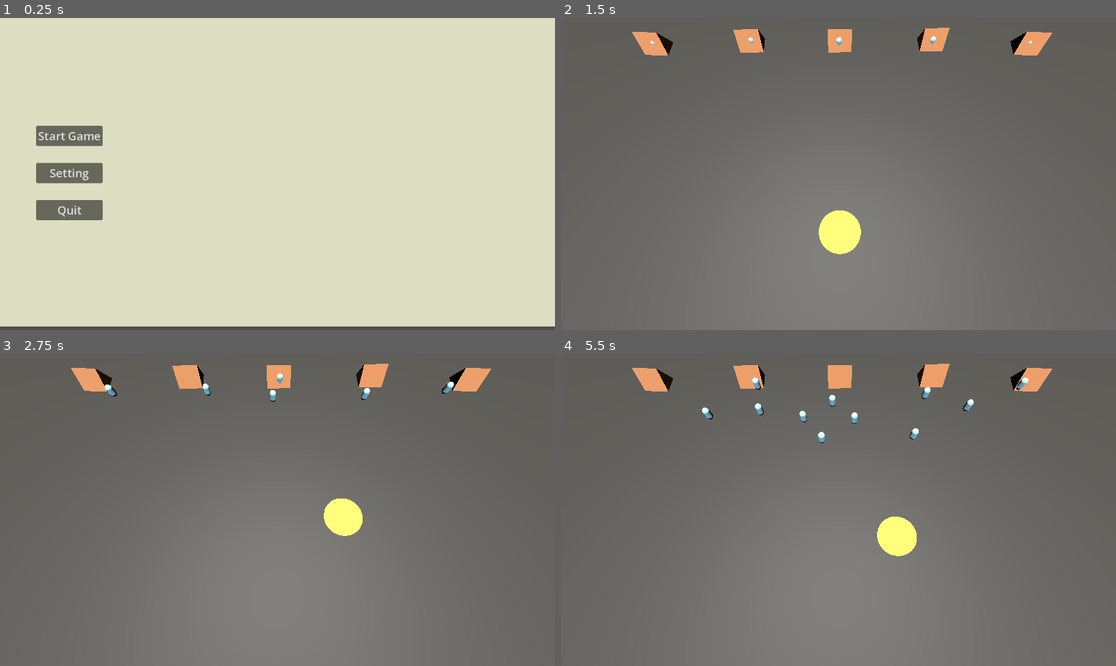
Above: before the commit, frames 1-4 (two rows, left to right).
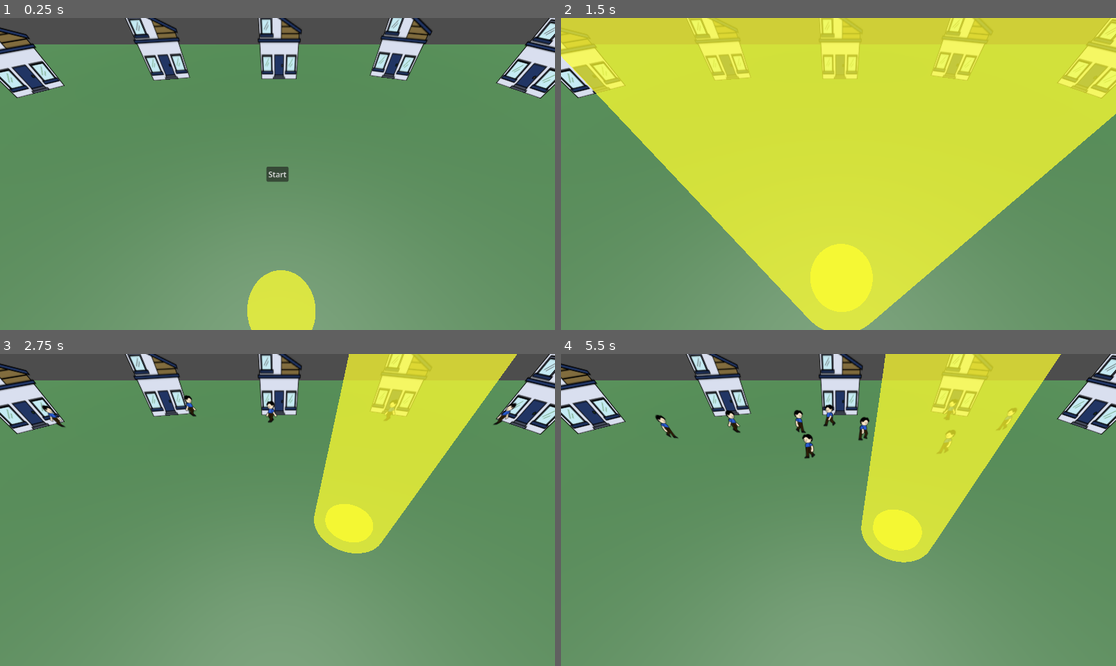
Above: after the commit, the same moments.

Repository: KgHtetNaing/sun_is_watching
Game: Godot game, scene res://scenes/main_scene.tscn
Same seed, same stepped clock (60 frames per second), same inputs: the game is played once before the commit and once after it. Before the commit the project starts from res://scenes/main_menu.tscn. The engine's default icon, where the game draws it, is replaced by a stand-in: a white triangle on a blue panel in a dark square.
Inputs (mouse positions are in pixels of both pictures, inside the frame that each line leads up to):
- Up to frame 1 (0.25 s): no input
- Up to frame 2 (1.5 s): click (627, 136) at 0.5 s, where only the run before the commit has a clickable "Start Game"; click "Start" at 1.25 s
- Up to frame 3 (2.75 s): tap Enter (ui_accept) at 2, 2.27 s; move the mouse to (399, 494) at 2.02 s
- Up to frame 4 (5.5 s): move the mouse to (727, 525) at 2.77 s; tap Enter (ui_accept) at 3.02, 4.52, 5.27 s; move the mouse to (894, 441) at 3.52 s; move the mouse to (810, 572) at 4.27 s; move the mouse to (1005, 556) at 5.02 s

The runs differ from the first frame. In frame 1, 100% of the frame differs, in the area x 0-100%, y 0-100%; in frame 2, 100%; in frame 3, 96%; in frame 4, 96%.

Commit message:
artUpdate

Diff:
--- a/project.godot
+++ b/project.godot
@@ -11,7 +11,7 @@
 [application]
 
 config/name="sun_is_watching"
-run/main_scene="uid://cxcwvmdnls5d7"
+run/main_scene="uid://bakghp62hgoue"
 config/features=PackedStringArray("4.6", "GL Compatibility")
 config/icon="res://icon.svg"
 
--- a/scenes/homes.tscn
+++ b/scenes/homes.tscn
@@ -2,23 +2,41 @@
 
 [ext_resource type="Script" uid="uid://c5t0npgmo2llt" path="res://scripts/homes.gd" id="1_nd5jc"]
 [ext_resource type="PackedScene" uid="uid://cjn8o2hnn8qne" path="res://scenes/peep.tscn" id="2_ef8kr"]
+[ext_resource type="Texture2D" uid="uid://v2baryg0mm8x" path="res://art/House1.png" id="3_wlbe3"]
 
 [sub_resource type="StandardMaterial3D" id="StandardMaterial3D_2c62f"]
-albedo_color = Color(0.57262725, 0.3647529, 0.21566135, 1)
+transparency = 1
+albedo_color = Color(0.57254905, 0.3647059, 0.21568628, 0)
 
 [sub_resource type="PrismMesh" id="PrismMesh_gyfs4"]
 
+[sub_resource type="SpriteFrames" id="SpriteFrames_ik4b2"]
+animations = [{
+"frames": [{
+"duration": 1.0,
+"texture": ExtResource("3_wlbe3")
+}],
+"loop": true,
+"name": &"defaulthouse",
+"speed": 5.0
+}]
+
 [node name="homes" type="MeshInstance3D" unique_id=1353727017]
-transform = Transform3D(5.937893, 0, 0.5740396, 0, 6, 0, -0.8610592, 0, 3.9585953, 0, 0, 0)
+transform = Transform3D(5.9999995, 0, 0, 0, 6, 0, 0, 0, 3.9999998, 0, 2.953537, 0)
 material_override = SubResource("StandardMaterial3D_2c62f")
 mesh = SubResource("PrismMesh_gyfs4")
 script = ExtResource("1_nd5jc")
 enemy_scene = Array[PackedScene]([ExtResource("2_ef8kr")])
 
-[node name="spawnPoint" type="Marker3D" parent="." unique_id=1634484428]
-
 [node name="spawn_timer" type="Timer" parent="." unique_id=2012562378]
 wait_time = 0.342
 autostart = true
 
+[node name="spawnPoint" type="Marker3D" parent="." unique_id=1634484428]
+
+[node name="AnimatedSprite3D" type="AnimatedSprite3D" parent="." unique_id=514561768]
+transform = Transform3D(-4.371139e-09, 0, 0.09999998, 0, 0.1, 0, -0.09999988, 0, -4.371132e-09, 0.26413566, 0.61333025, -0.0017706066)
+sprite_frames = SubResource("SpriteFrames_ik4b2")
+animation = &"defaulthouse"
+
 [connection signal="timeout" from="spawn_timer" to="." method="_on_spawn_timer_timeout"]
--- a/scenes/main_scene.tscn
+++ b/scenes/main_scene.tscn
@@ -7,7 +7,7 @@
 [ext_resource type="Script" uid="uid://dd0xrfbjiqaif" path="res://scenes/escape_point.gd" id="5_rt2n2"]
 
 [sub_resource type="StandardMaterial3D" id="StandardMaterial3D_d5x1h"]
-albedo_color = Color(0.05490196, 0.047058824, 0, 1)
+albedo_color = Color(0, 0.19664721, 0.024216332, 1)
 roughness = 0.71
 
 [sub_resource type="PlaneMesh" id="PlaneMesh_8mm7a"]
@@ -43,36 +43,36 @@
 
 [node name="Timer" type="Timer" parent="." unique_id=971018918]
 process_mode = 3
-wait_time = 60.0
+wait_time = 20.0
 one_shot = true
 
 [node name="Camera3D" type="Camera3D" parent="." unique_id=704493747]
-transform = Transform3D(1, 0, 0, 0, 0.28911537, 0.9572942, 0, -0.9572942, 0.28911537, -0.2062149, 27.689829, 10.394953)
+transform = Transform3D(1, 0, 0, 0, 0.6556901, 0.7550302, 0, -0.7550302, 0.6556901, -0.2062149, 12.778051, 13.269487)
 current = true
 
 [node name="DirectionalLight3D" type="DirectionalLight3D" parent="." unique_id=2018347354]
-transform = Transform3D(0.8687266, -0.49529195, 3.2362588e-09, 0.04036811, 0.07080441, 0.99667305, -0.49364412, -0.8658364, 0.081503674, 3.2019587, 34.72558, 0)
+transform = Transform3D(0.8687266, -0.49529195, 3.2362588e-09, 0.04036811, 0.07080441, 0.99667305, -0.49364412, -0.8658364, 0.081503674, 3.2019587, 42.586918, -13.665234)
 light_energy = 5.228
 
 [node name="Sun_beam" parent="." unique_id=487210576 instance=ExtResource("1_0f027")]
-transform = Transform3D(9, 0, 0, 0, 9, 0, 0, 0, 9, 0, 0.5873184, 11.508905)
+transform = Transform3D(9, 0, 0, 0, 9, 0, 0, 0, 9, 0, -0.142663, 11.508905)
 
 [node name="Homes" type="Node" parent="." unique_id=406738710]
 
 [node name="homes" parent="Homes" unique_id=1353727017 instance=ExtResource("4_pu3yx")]
-transform = Transform3D(-0.22111797, 0, -3.997282, 0, 5.9999995, 0, 5.995923, 0, -0.14741206, -31.509018, 0, -20.876392)
+transform = Transform3D(4.023569, 0, -2.9672942, 0, 5.999999, 0, 4.450941, 0, 2.6823792, -31.509018, 0.25, -12.974687)
 
 [node name="homes2" parent="Homes" unique_id=1440411430 instance=ExtResource("4_pu3yx")]
-transform = Transform3D(-0.23336154, 0, 3.9969726, 0, 5.9999995, 0, -5.9954596, 0, -0.15557444, -15.241633, 0, -21.47843)
+transform = Transform3D(1.1091632, 0, -3.9310582, 0, 5.999999, 0, 5.896588, 0, 0.7394419, -15.241633, 0.25, -16.911146)
 
 [node name="homes3" parent="Homes" unique_id=1459252020 instance=ExtResource("4_pu3yx")]
-transform = Transform3D(-0.14627922, 0, 3.9988103, 0, 5.9999995, 0, -5.9982157, 0, -0.09751955, 0, 0, -21.524073)
+transform = Transform3D(7.154927e-08, 0, -3.999999, 0, 5.9999995, 0, 5.999999, 0, 4.7699512e-08, 0, 0.25, -16.956789)
 
 [node name="homes4" parent="Homes" unique_id=978068549 instance=ExtResource("4_pu3yx")]
-transform = Transform3D(-0.18061441, 0, 3.9981863, 0, 5.9999995, 0, -5.99728, 0, -0.1204097, 15.83951, 0, -21.750767)
+transform = Transform3D(-1.993658, 0, -3.7727273, 0, 5.999999, 0, 5.6590915, 0, -1.329105, 15.83951, 0.25, -17.183483)
 
 [node name="homes5" parent="Homes" unique_id=570072887 instance=ExtResource("4_pu3yx")]
-transform = Transform3D(0.3756978, 0, 3.9921498, 0, 5.9999995, 0, -5.988225, 0, 0.25046515, 32.14942, 0, -20.878403)
+transform = Transform3D(-5.1083293, 0, -2.0981426, 0, 5.999999, 0, 3.1472135, 0, -3.4055526, 32.14942, 0.25, -12.976697)
 
 [node name="land" type="MeshInstance3D" parent="." unique_id=1259494477]
 transform = Transform3D(60, 0, 0, 0, 30, 0, 0, 0, 30, 0, 0, 0)
--- a/scenes/peep.tscn
+++ b/scenes/peep.tscn
@@ -1,28 +1,89 @@
 [gd_scene format=3 uid="uid://cjn8o2hnn8qne"]
 
 [ext_resource type="Script" uid="uid://3phk4h3f5q5n" path="res://scripts/people.gd" id="1_jdfiw"]
+[ext_resource type="Texture2D" uid="uid://nc7bxm62x8n5" path="res://art/peep/1.png" id="2_twiet"]
+[ext_resource type="Texture2D" uid="uid://c2eiqvlrh0qsm" path="res://art/peep/2.png" id="3_o0pb1"]
+[ext_resource type="Texture2D" uid="uid://cmvsgcavpb247" path="res://art/peep/3.png" id="4_7sh2t"]
+[ext_resource type="Texture2D" uid="uid://dwt2ryslh78gm" path="res://art/peep/4.png" id="5_dup38"]
+[ext_resource type="Texture2D" uid="uid://cwa6btls3k3as" path="res://art/peep/5.png" id="6_3734k"]
+[ext_resource type="Texture2D" uid="uid://coudww7bstxcg" path="res://art/peep/s1.png" id="7_skayk"]
+[ext_resource type="Texture2D" uid="uid://dtw5n1rmly6aa" path="res://art/peep/s2.png" id="8_fy0p6"]
+[ext_resource type="Texture2D" uid="uid://bykie1x4iwmk6" path="res://art/peep/s3.png" id="9_4iniy"]
+[ext_resource type="Texture2D" uid="uid://c1hunsmlgl63n" path="res://art/peep/s4.png" id="10_hr3uk"]
+[ext_resource type="Texture2D" uid="uid://hw4prfq5vaf6" path="res://art/peep/s5.png" id="11_ulw17"]
 
 [sub_resource type="CapsuleShape3D" id="CapsuleShape3D_jdfiw"]
 
-[sub_resource type="StandardMaterial3D" id="StandardMaterial3D_m5luo"]
-albedo_color = Color(0.45889425, 0.6914504, 0.8250698, 1)
+[sub_resource type="SpriteFrames" id="SpriteFrames_3734k"]
+animations = [{
+"frames": [{
+"duration": 1.0,
+"texture": ExtResource("2_twiet")
+}, {
+"duration": 1.0,
+"texture": ExtResource("3_o0pb1")
+}, {
+"duration": 1.0,
+"texture": ExtResource("4_7sh2t")
+}, {
+"duration": 1.0,
+"texture": ExtResource("5_dup38")
+}, {
+"duration": 1.0,
+"texture": ExtResource("6_3734k")
+}],
+"loop": true,
+"name": &"1walk",
+"speed": 5.0
+}, {
+"frames": [{
+"duration": 1.0,
+"texture": ExtResource("7_skayk")
+}, {
+"duration": 1.0,
+"texture": ExtResource("8_fy0p6")
+}, {
+"duration": 1.0,
+"texture": ExtResource("9_4iniy")
+}, {
+"duration": 1.0,
+"texture": ExtResource("10_hr3uk")
+}, {
+"duration": 1.0,
+"texture": ExtResource("11_ulw17")
+}],
+"loop": true,
+"name": &"1walk_back",
+"speed": 5.0
+}]
 
-[sub_resource type="CapsuleMesh" id="CapsuleMesh_jdfiw"]
+[sub_resource type="StandardMaterial3D" id="StandardMaterial3D_g6da3"]
+transparency = 1
+billboard_mode = 1
+
+[sub_resource type="QuadMesh" id="QuadMesh_7jty5"]
+material = SubResource("StandardMaterial3D_g6da3")
+size = Vector2(3, 3)
 
 [sub_resource type="CapsuleShape3D" id="CapsuleShape3D_m5luo"]
 
 [node name="People" type="CharacterBody3D" unique_id=131521429 groups=["enemies"]]
-collision_mask = 0
+collision_mask = 2
 script = ExtResource("1_jdfiw")
 
 [node name="CollisionShape3D" type="CollisionShape3D" parent="." unique_id=1103394298]
 transform = Transform3D(1, 0, 0, 0, 1, 0, 0, 0, 1, 0, 0.90509033, 0)
 shape = SubResource("CapsuleShape3D_jdfiw")
 
+[node name="AnimatedSprite3D" type="AnimatedSprite3D" parent="." unique_id=1619912426]
+transform = Transform3D(0.2, 0, 0, 0, 0.2, 0, 0, 0, 0.2, 0, 1.2698643, 0)
+sprite_frames = SubResource("SpriteFrames_3734k")
+animation = &"1walk_back"
+
 [node name="MeshInstance3D" type="MeshInstance3D" parent="." unique_id=1549086241]
-transform = Transform3D(1, 0, 0, 0, 1, 0, 0, 0, 1, 0, 1.0081022, 0)
-material_override = SubResource("StandardMaterial3D_m5luo")
-mesh = SubResource("CapsuleMesh_jdfiw")
+transform = Transform3D(1, 0, 0, 0, 1, 0, 0, 0, 1, 0, 0.9650067, 0)
+visible = false
+mesh = SubResource("QuadMesh_7jty5")
 
 [node name="Area3D" type="Area3D" parent="." unique_id=474214701]
 transform = Transform3D(1, 0, 0, 0, 1, 0, 0, 0, 1, 0, 1.0081022, 0)
--- a/scenes/peep_skater.gd
+++ b/scenes/peep_skater.gd
@@ -6,17 +6,24 @@
 var target_position
 var going_home = false
 var home_position: Vector3
-
+@onready var sprite = $peepskate
 @export var escape_point : Node3D
 
 func _ready():
 	pick_new_target()
+	sprite.play("1walk")
 
 func _physics_process(delta):
 
 	var direction = target_position - global_position
+	if direction.x > 0.1:
+		sprite.flip_h = true
+	elif direction.x < 0.1:
+		sprite.flip_h = false
+
 	if going_home:
 		var new_dir = home_position - global_position
+		sprite.play("1walk_back")
 		speed = running_speed
 		if new_dir.length() < 0.5:
 			destroy_body()
--- a/scenes/peep_skater.tscn
+++ b/scenes/peep_skater.tscn
@@ -1,8 +1,45 @@
 [gd_scene format=3 uid="uid://ht6p73u07v31"]
 
 [ext_resource type="Script" uid="uid://on8em6lo3id2" path="res://scenes/peep_skater.gd" id="1_8y4dk"]
+[ext_resource type="Texture2D" uid="uid://dy7dq40lvbm2c" path="res://art/peepskate/Peepskate-1.png" id="2_ywc33"]
+[ext_resource type="Texture2D" uid="uid://nh0ggfxn0fkq" path="res://art/peepskate/Peepskate-2.png" id="3_me4cu"]
+[ext_resource type="Texture2D" uid="uid://dkvjorpm8bqyj" path="res://art/peepskate/Peepskate-3.png" id="4_qdcje"]
+[ext_resource type="Texture2D" uid="uid://bhymt5dkin5s5" path="res://art/peepskate/Peepskate-4.png" id="5_lcewc"]
+[ext_resource type="Texture2D" uid="uid://dk4u4c86s62et" path="res://art/peepskate/Peepskate-5.png" id="6_xqnea"]
+[ext_resource type="Texture2D" uid="uid://dl8mi4bj5h875" path="res://art/peepskate/Peepskate-6.png" id="7_et050"]
 
 [sub_resource type="CapsuleShape3D" id="CapsuleShape3D_jdfiw"]
+
+[sub_resource type="SpriteFrames" id="SpriteFrames_412ky"]
+animations = [{
+"frames": [{
+"duration": 1.0,
+"texture": ExtResource("2_ywc33")
+}, {
+"duration": 1.0,
+"texture": ExtResource("3_me4cu")
+}, {
+"duration": 1.0,
+"texture": ExtResource("4_qdcje")
+}],
+"loop": true,
+"name": &"1walk",
+"speed": 5.0
+}, {
+"frames": [{
+"duration": 1.0,
+"texture": ExtResource("5_lcewc")
+}, {
+"duration": 1.0,
+"texture": ExtResource("6_xqnea")
+}, {
+"duration": 1.0,
+"texture": ExtResource("7_et050")
+}],
+"loop": true,
+"name": &"1walk_back",
+"speed": 5.0
+}]
 
 [sub_resource type="StandardMaterial3D" id="StandardMaterial3D_8y4dk"]
 albedo_color = Color(0.6534986, 0.5130703, 0.88465047, 1)
@@ -13,7 +50,7 @@
 [sub_resource type="CapsuleShape3D" id="CapsuleShape3D_m5luo"]
 
 [node name="People" type="CharacterBody3D" unique_id=131521429 groups=["enemies"]]
-collision_mask = 0
+collision_mask = 2
 script = ExtResource("1_8y4dk")
 
 [node name="CollisionShape3D" type="CollisionShape3D" parent="." unique_id=1103394298]
@@ -21,8 +58,14 @@
 shape = SubResource("CapsuleShape3D_jdfiw")
 debug_color = Color(0.5914993, 0.42202383, 0.89505714, 0.41960785)
 
+[node name="peepskate" type="AnimatedSprite3D" parent="." unique_id=1060110159]
+transform = Transform3D(0.2, 0, 0, 0, 0.2, 0, 0, 0, 0.2, 0, 1.346473, 0)
+sprite_frames = SubResource("SpriteFrames_412ky")
+animation = &"1walk_back"
+
 [node name="MeshInstance3D" type="MeshInstance3D" parent="." unique_id=1549086241]
 transform = Transform3D(1, 0, 0, 0, 1, 0, 0, 0, 1, 0, 1.0081022, 0)
+visible = false
 mesh = SubResource("CapsuleMesh_8wchj")
 
 [node name="Area3D" type="Area3D" parent="." unique_id=474214701]
--- a/scenes/peep_sunscreen.tscn
+++ b/scenes/peep_sunscreen.tscn
@@ -1,8 +1,61 @@
 [gd_scene format=3 uid="uid://cf0303dgkfs3r"]
 
 [ext_resource type="Script" uid="uid://c47l26qb764g5" path="res://scripts/peep_sunscreen.gd" id="1_5k8x3"]
+[ext_resource type="Texture2D" uid="uid://cn0lgajac3ceh" path="res://art/peephat/Hatpeep-1.png" id="2_tf0nr"]
+[ext_resource type="Texture2D" uid="uid://cup5cp7atjm28" path="res://art/peephat/Hatpeep-2.png" id="3_klad4"]
+[ext_resource type="Texture2D" uid="uid://bedqn6dibhq3w" path="res://art/peephat/Hatpeep-3.png" id="4_2ccb8"]
+[ext_resource type="Texture2D" uid="uid://dra6aultt41em" path="res://art/peephat/Hatpeep-4.png" id="5_u5egj"]
+[ext_resource type="Texture2D" uid="uid://bdowpk3ikheyy" path="res://art/peephat/Hatpeep-5.png" id="6_g6ccn"]
+[ext_resource type="Texture2D" uid="uid://bml4sv2clxvuk" path="res://art/peephat/Hatpeeps-6.png" id="7_c54vy"]
+[ext_resource type="Texture2D" uid="uid://byv1q67gmdru0" path="res://art/peephat/Hatpeeps-7.png" id="8_p7l3g"]
+[ext_resource type="Texture2D" uid="uid://clk5h8oetayfd" path="res://art/peephat/Hatpeeps-8.png" id="9_avys3"]
+[ext_resource type="Texture2D" uid="uid://bcmypkulxybbb" path="res://art/peephat/Hatpeeps-9.png" id="10_xawpq"]
+[ext_resource type="Texture2D" uid="uid://qjedl116wv05" path="res://art/peephat/Hatpeeps-10.png" id="11_6q6du"]
 
 [sub_resource type="CapsuleShape3D" id="CapsuleShape3D_jdfiw"]
+
+[sub_resource type="SpriteFrames" id="SpriteFrames_c54vy"]
+animations = [{
+"frames": [{
+"duration": 1.0,
+"texture": ExtResource("2_tf0nr")
+}, {
+"duration": 1.0,
+"texture": ExtResource("3_klad4")
+}, {
+"duration": 1.0,
+"texture": ExtResource("4_2ccb8")
+}, {
+"duration": 1.0,
+"texture": ExtResource("5_u5egj")
+}, {
+"duration": 1.0,
+"texture": ExtResource("6_g6ccn")
+}],
+"loop": true,
+"name": &"2walk",
+"speed": 5.0
+}, {
+"frames": [{
+"duration": 1.0,
+"texture": ExtResource("7_c54vy")
+}, {
+"duration": 1.0,
+"texture": ExtResource("8_p7l3g")
+}, {
+"duration": 1.0,
+"texture": ExtResource("9_avys3")
+}, {
+"duration": 1.0,
+"texture": ExtResource("10_xawpq")
+}, {
+"duration": 1.0,
+"texture": ExtResource("11_6q6du")
+}],
+"loop": true,
+"name": &"2walk_back",
+"speed": 5.0
+}]
 
 [sub_resource type="StandardMaterial3D" id="StandardMaterial3D_m5luo"]
 albedo_color = Color(0.95850986, 0.5037323, 0.46979076, 1)
@@ -12,15 +65,21 @@
 [sub_resource type="CapsuleShape3D" id="CapsuleShape3D_m5luo"]
 
 [node name="People" type="CharacterBody3D" unique_id=131521429 groups=["enemies"]]
-collision_mask = 0
+collision_mask = 2
 script = ExtResource("1_5k8x3")
 
 [node name="CollisionShape3D" type="CollisionShape3D" parent="." unique_id=1103394298]
 transform = Transform3D(1, 0, 0, 0, 1, 0, 0, 0, 1, 0, 0.90509033, 0)
 shape = SubResource("CapsuleShape3D_jdfiw")
 
+[node name="peephat" type="AnimatedSprite3D" parent="." unique_id=900199805]
+transform = Transform3D(0.2, 0, 0, 0, 0.2, 0, 0, 0, 0.2, 0, 1.3097221, 0)
+sprite_frames = SubResource("SpriteFrames_c54vy")
+animation = &"2walk_back"
+
 [node name="MeshInstance3D" type="MeshInstance3D" parent="." unique_id=1549086241]
 transform = Transform3D(1, 0, 0, 0, 1, 0, 0, 0, 1, 0, 1.0081022, 0)
+visible = false
 material_override = SubResource("StandardMaterial3D_m5luo")
 mesh = SubResource("CapsuleMesh_jdfiw")
 
--- a/scenes/peep_umbrella.tscn
+++ b/scenes/peep_umbrella.tscn
@@ -1,8 +1,61 @@
 [gd_scene format=3 uid="uid://ddq48m0bp3gtu"]
 
 [ext_resource type="Script" uid="uid://dig2k8js5ueir" path="res://scripts/peep_umbrella.gd" id="1_0xwbd"]
+[ext_resource type="Texture2D" uid="uid://dei0oq054bi6g" path="res://art/peepumbrella/Umbrellapeep-1.png" id="2_6nk78"]
+[ext_resource type="Texture2D" uid="uid://b0ofne7xnnubq" path="res://art/peepumbrella/Umbrellapeep-2.png" id="3_7ttfu"]
+[ext_resource type="Texture2D" uid="uid://dgprnuhdyoqtb" path="res://art/peepumbrella/Umbrellapeep-3.png" id="4_52h73"]
+[ext_resource type="Texture2D" uid="uid://dlupewafic3si" path="res://art/peepumbrella/Umbrellapeep-4.png" id="5_ai8wv"]
+[ext_resource type="Texture2D" uid="uid://casb1u6ofde01" path="res://art/peepumbrella/Umbrellapeep-5.png" id="6_dv5py"]
+[ext_resource type="Texture2D" uid="uid://d02df0l56bgwo" path="res://art/peepumbrella/Umbrellapeep-6.png" id="7_2xko0"]
+[ext_resource type="Texture2D" uid="uid://c4tl6gfynshts" path="res://art/peepumbrella/Umbrellapeep-7.png" id="8_eiuiq"]
+[ext_resource type="Texture2D" uid="uid://dhqdtoms1nuco" path="res://art/peepumbrella/Umbrellapeep-8.png" id="9_omnur"]
+[ext_resource type="Texture2D" uid="uid://c0a0rn3yiqqk5" path="res://art/peepumbrella/Umbrellapeep-9.png" id="10_3og0o"]
+[ext_resource type="Texture2D" uid="uid://dbqy0xpy0whxv" path="res://art/peepumbrella/Umbrellapeep-10.png" id="11_fwkrx"]
 
 [sub_resource type="CapsuleShape3D" id="CapsuleShape3D_jdfiw"]
+
+[sub_resource type="SpriteFrames" id="SpriteFrames_2xko0"]
+animations = [{
+"frames": [{
+"duration": 1.0,
+"texture": ExtResource("2_6nk78")
+}, {
+"duration": 1.0,
+"texture": ExtResource("3_7ttfu")
+}, {
+"duration": 1.0,
+"texture": ExtResource("4_52h73")
+}, {
+"duration": 1.0,
+"texture": ExtResource("5_ai8wv")
+}, {
+"duration": 1.0,
+"texture": ExtResource("6_dv5py")
+}],
+"loop": true,
+"name": &"1walk",
+"speed": 5.0
+}, {
+"frames": [{
+"duration": 1.0,
+"texture": ExtResource("7_2xko0")
+}, {
+"duration": 1.0,
+"texture": ExtResource("8_eiuiq")
+}, {
+"duration": 1.0,
+"texture": ExtResource("9_omnur")
+}, {
+"duration": 1.0,
+"texture": ExtResource("10_3og0o")
+}, {
+"duration": 1.0,
+"texture": ExtResource("11_fwkrx")
+}],
+"loop": true,
+"name": &"1walk_back",
+"speed": 5.0
+}]
 
 [sub_resource type="StandardMaterial3D" id="StandardMaterial3D_m5luo"]
 albedo_color = Color(0.2872827, 0.76707834, 0.4172198, 1)
@@ -12,15 +65,21 @@
 [sub_resource type="CapsuleShape3D" id="CapsuleShape3D_m5luo"]
 
 [node name="People" type="CharacterBody3D" unique_id=131521429 groups=["enemies"]]
-collision_mask = 0
+collision_mask = 2
 script = ExtResource("1_0xwbd")
 
 [node name="CollisionShape3D" type="CollisionShape3D" parent="." unique_id=1103394298]
 transform = Transform3D(1, 0, 0, 0, 1, 0, 0, 0, 1, 0, 0.90509033, 0)
 shape = SubResource("CapsuleShape3D_jdfiw")
 
+[node name="peepumbrella" type="AnimatedSprite3D" parent="." unique_id=1167380551]
+transform = Transform3D(0.2, 0, 0, 0, 0.2, 0, 0, 0, 0.2, 0, 1.671936, 0)
+sprite_frames = SubResource("SpriteFrames_2xko0")
+animation = &"1walk_back"
+
 [node name="MeshInstance3D" type="MeshInstance3D" parent="." unique_id=1549086241]
 transform = Transform3D(1, 0, 0, 0, 1, 0, 0, 0, 1, 0, 1.0081022, 0)
+visible = false
 material_override = SubResource("StandardMaterial3D_m5luo")
 mesh = SubResource("CapsuleMesh_jdfiw")
 
--- a/scenes/sun_beam.tscn
+++ b/scenes/sun_beam.tscn
@@ -4,12 +4,19 @@
 [ext_resource type="Script" uid="uid://dkn4e13ku0hio" path="res://scripts/sun_area.gd" id="2_v1xhp"]
 
 [sub_resource type="StandardMaterial3D" id="StandardMaterial3D_8sq13"]
+transparency = 1
+shading_mode = 0
 albedo_color = Color(1.5762671, 1.4853126, 0.18769662, 0.7294118)
 
 [sub_resource type="CylinderMesh" id="CylinderMesh_7fjmw"]
 top_radius = 0.3
 bottom_radius = 0.3
-height = 0.01
+height = 6.0
+
+[sub_resource type="CylinderMesh" id="CylinderMesh_pk1xb"]
+top_radius = 0.2
+bottom_radius = 0.2
+height = 0.1
 
 [sub_resource type="SphereShape3D" id="SphereShape3D_v1xhp"]
 radius = 0.19905834
@@ -17,16 +24,22 @@
 [node name="Sun_beam" type="CharacterBody3D" unique_id=487210576]
 script = ExtResource("1_7fjmw")
 
-[node name="MeshInstance3D" type="MeshInstance3D" parent="." unique_id=1918587509]
-transform = Transform3D(1, 0, 0, 0, 1, 0, 0, 0, 1, 0, 0.011877298, 0)
+[node name="beam" type="MeshInstance3D" parent="." unique_id=1918587509]
 material_override = SubResource("StandardMaterial3D_8sq13")
+cast_shadow = 0
 mesh = SubResource("CylinderMesh_7fjmw")
+
+[node name="focusbeam" type="MeshInstance3D" parent="." unique_id=932159353]
+transform = Transform3D(1, 0, 0, 0, 1, 0, 0, 0, 1, 0, -0.026629843, 0)
+material_override = SubResource("StandardMaterial3D_8sq13")
+cast_shadow = 0
+mesh = SubResource("CylinderMesh_pk1xb")
 
 [node name="Area3D" type="Area3D" parent="." unique_id=1396898719]
 script = ExtResource("2_v1xhp")
 
 [node name="CollisionShape3D" type="CollisionShape3D" parent="Area3D" unique_id=1265890902]
-transform = Transform3D(1.5, 0, 0, 0, 1.5, 0, 0, 0, 1.5, 0, 0, 0)
+transform = Transform3D(1.5, 0, 0, 0, 1.5, 0, 0, 0, 1.5, 0, 0, 0.008448482)
 shape = SubResource("SphereShape3D_v1xhp")
 
 [connection signal="body_entered" from="Area3D" to="Area3D" method="_on_body_entered"]
--- a/scripts/GameManager.gd
+++ b/scripts/GameManager.gd
@@ -11,6 +11,5 @@
 
 func add_escape():
 	escapee += 1
-	if escapee >= 1:
+	if escapee >= 10:
 		print("Too many escape, you lose")
-		get_tree().change_scene_to_file("res://scenes/lose_screen.tscn")
--- a/scripts/peep_sunscreen.gd
+++ b/scripts/peep_sunscreen.gd
@@ -6,17 +6,24 @@
 var target_position
 var going_home = false
 var home_position: Vector3
-
+@onready var sprite = $peephat
 @export var escape_point : Node3D
 
 func _ready():
 	pick_new_target()
+	sprite.play("2walk")
 
 func _physics_process(delta):
 
 	var direction = target_position - global_position
+	if direction.x > 0.1:
+		sprite.flip_h = true
+	elif direction.x < 0.1:
+		sprite.flip_h = false
+
 	if going_home:
 		var new_dir = home_position - global_position
+		sprite.play("2walk_back")
 		speed = running_speed
 		if new_dir.length() < 0.5:
 			destroy_body()
--- a/scripts/peep_umbrella.gd
+++ b/scripts/peep_umbrella.gd
@@ -6,17 +6,24 @@
 var target_position
 var going_home = false
 var home_position: Vector3
-
+@onready var sprite = $peepumbrella
 @export var escape_point : Node3D
 
 func _ready():
 	pick_new_target()
+	sprite.play("1walk")
 
 func _physics_process(delta):
 
 	var direction = target_position - global_position
+	if direction.x > 0.1:
+		sprite.flip_h = true
+	elif direction.x < 0.1:
+		sprite.flip_h = false
+
 	if going_home:
 		var new_dir = home_position - global_position
+		sprite.play("1walk_back")
 		speed = running_speed
 		if new_dir.length() < 0.5:
 			destroy_body()
--- a/scripts/people.gd
+++ b/scripts/people.gd
@@ -6,17 +6,24 @@
 var target_position
 var going_home = false
 var home_position: Vector3
-
+@onready var sprite = $AnimatedSprite3D
 @export var escape_point : Node3D
 
 func _ready():
 	pick_new_target()
+	sprite.play("1walk")
 
 func _physics_process(delta):
 
 	var direction = target_position - global_position
+	if direction.x > 0.1:
+		sprite.flip_h = true
+	elif direction.x < 0.1:
+		sprite.flip_h = false
+
 	if going_home:
 		var new_dir = home_position - global_position
+		sprite.play("1walk_back")
 		speed = running_speed
 		if new_dir.length() < 0.5:
 			destroy_body()
--- a/scripts/sun_beam.gd
+++ b/scripts/sun_beam.gd
@@ -1,17 +1,20 @@
 extends CharacterBody3D
 @onready var camera = get_viewport().get_camera_3d()
-@onready var mesh = $MeshInstance3D
+@onready var mesh = $beam
+@onready var focusmesh = $focusbeam
 @onready var area = $Area3D
 
 func _process(delta):
 	var target = Vector3.ONE * GameManager.size
 
 	mesh.scale = mesh.scale.lerp(target, 5 * delta)
+	focusmesh.scale = focusmesh.scale.lerp(target, 5 * delta)
 	area.scale = area.scale.lerp(target, 5 * delta)
 
 
 func _physics_process(delta: float) -> void:
 	mesh.scale = Vector3.ONE * GameManager.size
+	focusmesh.scale = Vector3.ONE * GameManager.size
 	var mouse_pos = get_viewport().get_mouse_position()
 	var ray_origin = camera.project_ray_origin(mouse_pos)
 	var ray_end = ray_origin + camera.project_ray_normal(mouse_pos) * 1000
Binary file added: art/House1.png
Not shown, added: art/House1.png.import
Binary file added: art/peep/1.png
Not shown, added: art/peep/1.png.import
Binary file added: art/peep/2.png
Not shown, added: art/peep/2.png.import
Binary file added: art/peep/3.png
Not shown, added: art/peep/3.png.import
Binary file added: art/peep/4.png
Not shown, added: art/peep/4.png.import
Binary file added: art/peep/5.png
Not shown, added: art/peep/5.png.import
(and 63 more such lines)
